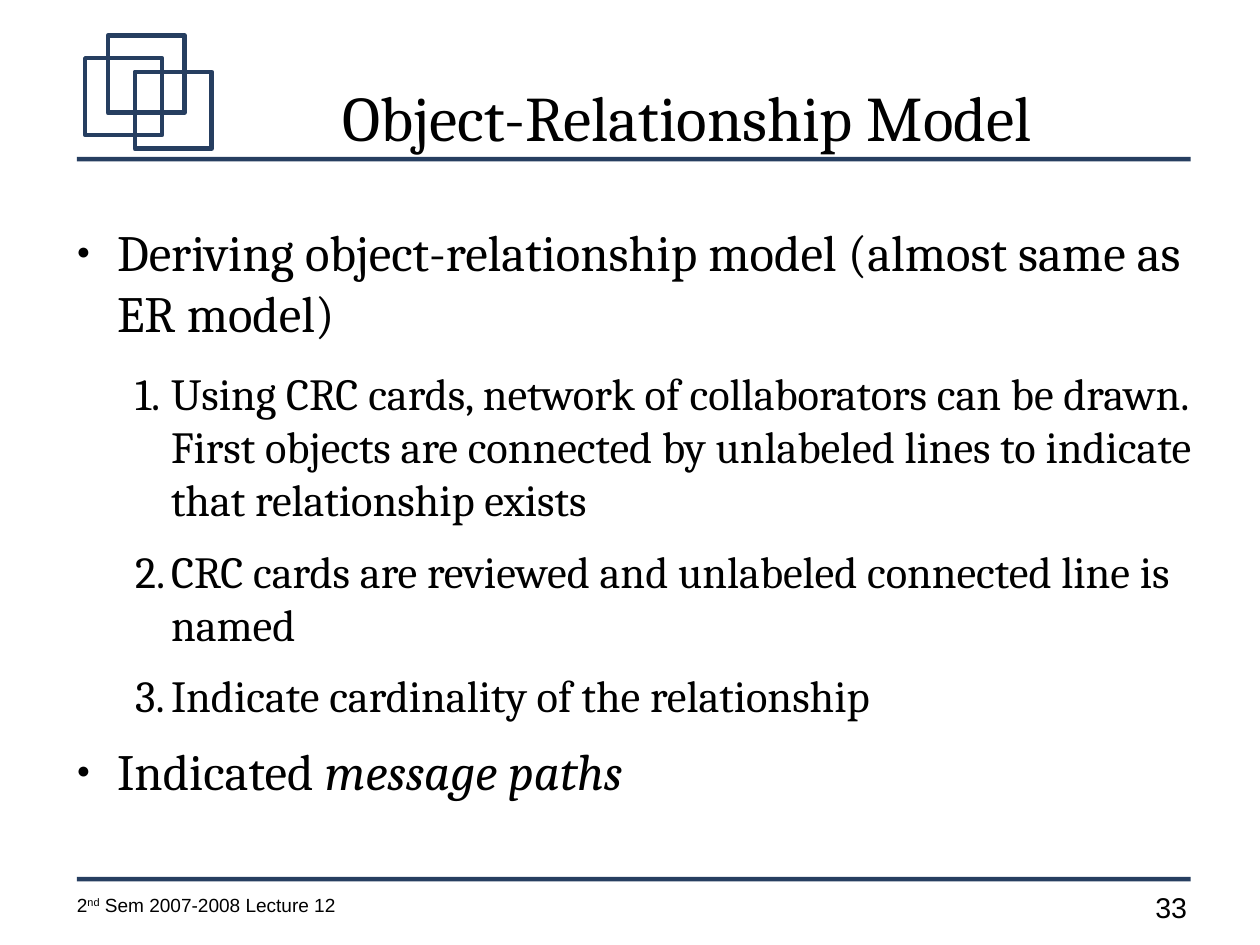
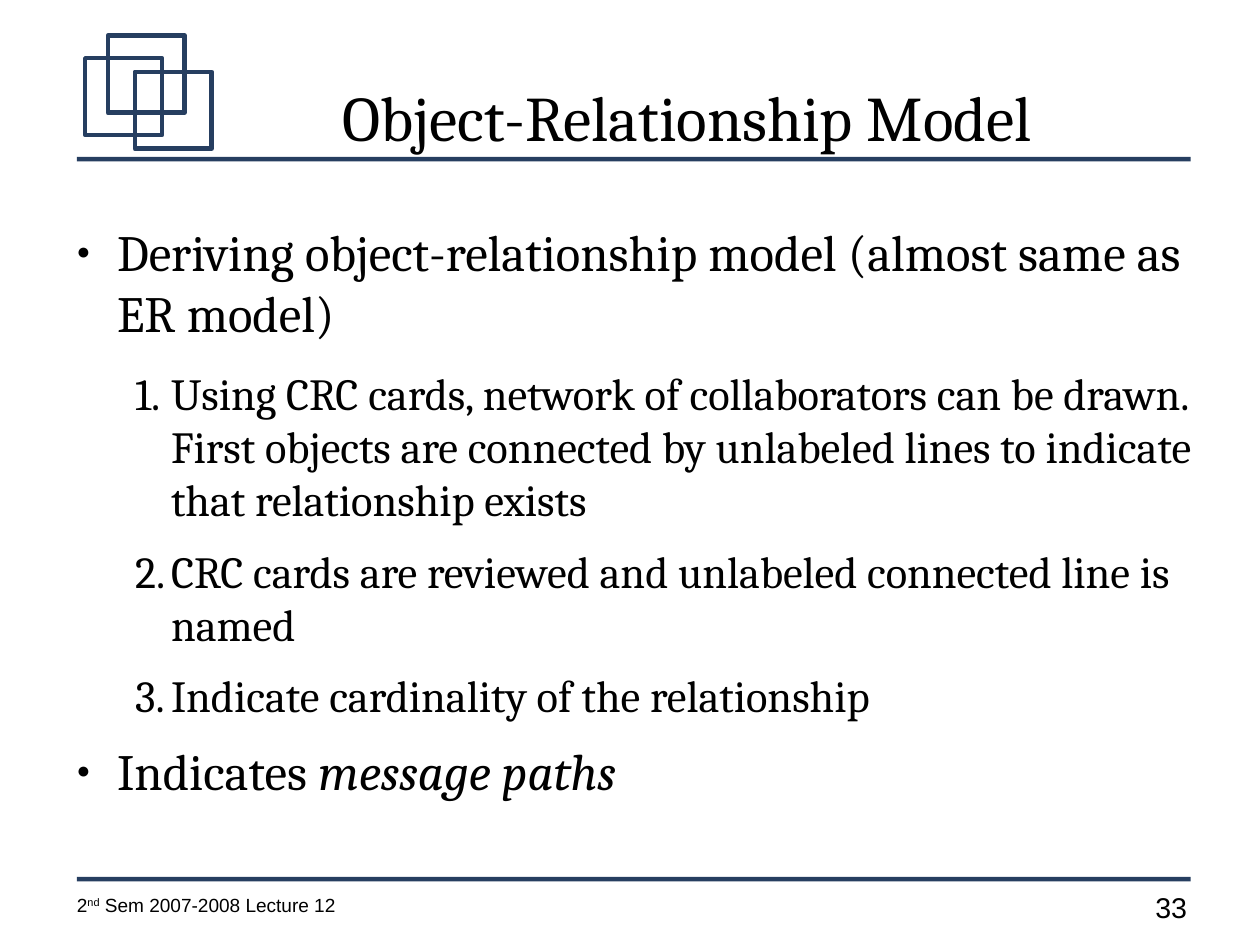
Before and after one commit to jachermocilla/jach-homepage, a slide deck: slide 33 of CMSC128-2nd-Sem-2007-L12.odp. Drawn at 1260x945 pixels with LibreOffice and Linux fonts; fonts in the diff are those of the drawing. Boxes give left, top, right and bottom in pixels: in the first picture for what was removed or moved away, otherwise in the second. Text is boxed around its words. In the diff, an @@ line names an element or a change of style, - is before the commit and + after.

```diff
--- a/CMSC128-2nd-Sem-2007-L12.odp
+++ b/CMSC128-2nd-Sem-2007-L12.odp
@@ text at <box>117,754,616,801</box>: text changed @@
-● Indicated message paths
+● Indicates message paths
```
Also in this commit, not shown: 1 other slide changed, 1 other file.
